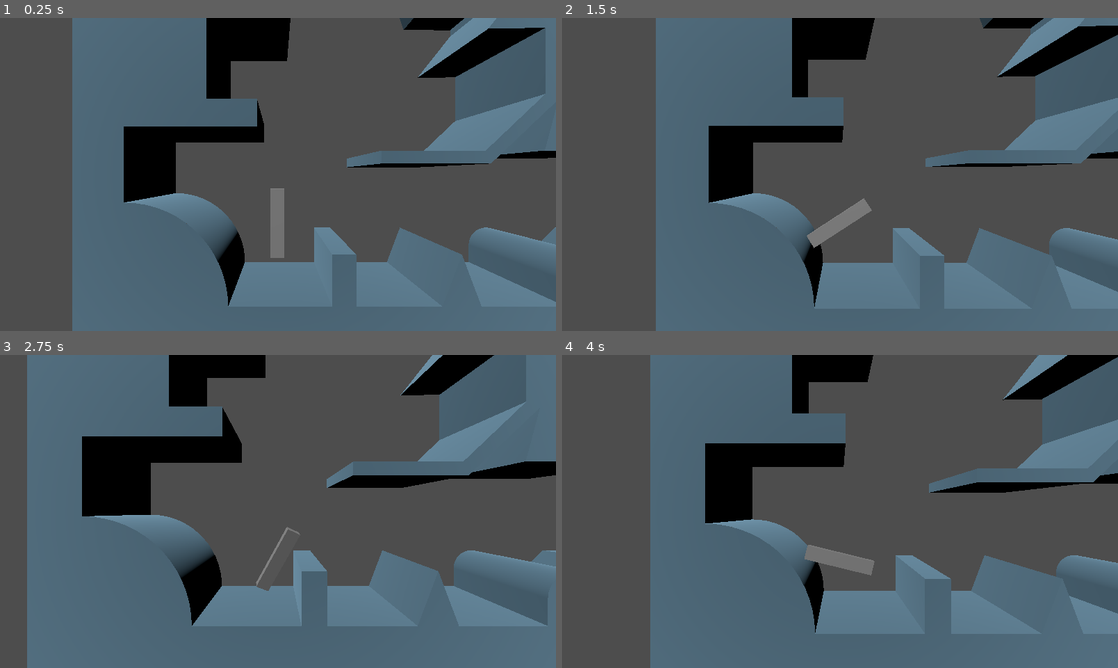
Above: before the commit, frames 1-4 (two rows, left to right).
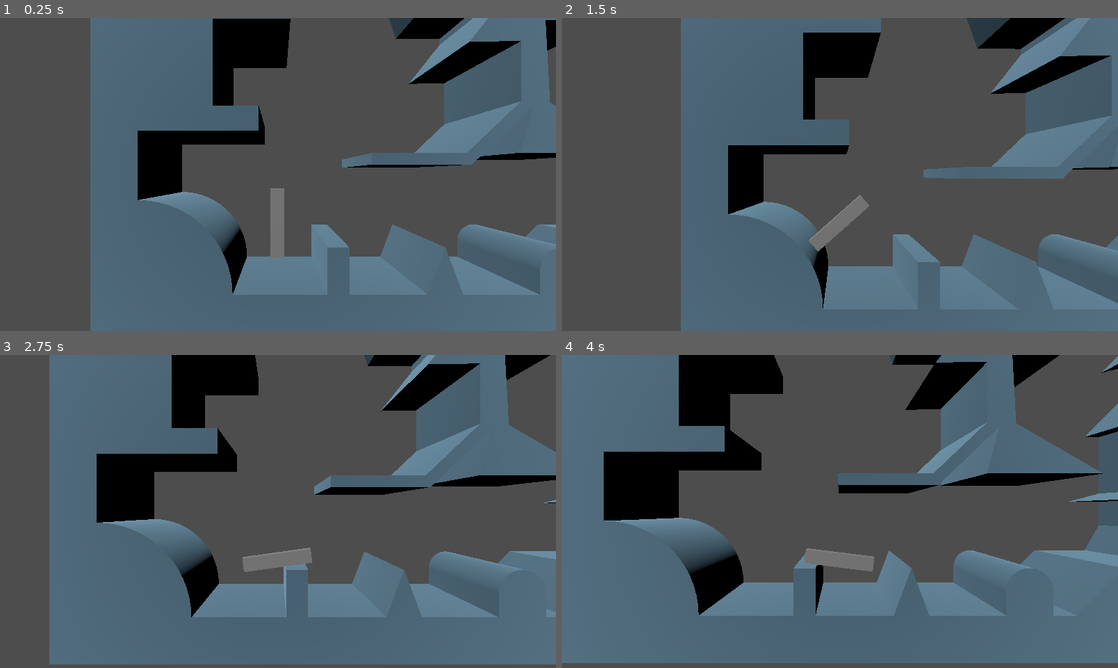
Above: after the commit, the same moments.

Repository: AustereTriceratops/GMTK_2024_prototype
Game: Godot game, scene res://scenes/3dtestscene.tscn
Two runs of this game, one before a commit and one after it. Both use one fixed random seed, a clock stepped at 60 frames per second and the inputs below.
Inputs:
- Up to frame 1 (0.25 s): no input
- Up to frame 2 (1.5 s): hold A (a) 0.53-1.28 s; tap Space (jump) at 0.77 s; tap A (a) at 1.35 s
- Up to frame 3 (2.75 s): tap Space (jump) at 1.52 s; hold D (d) from 2.03 s (still down); tap A (a) at 2.3 s
- Up to frame 4 (4 s): release D (d) at 2.78 s; tap A (a) at 2.85 s; tap Space (jump) at 3.02, 3.77 s; hold A (a) from 3.53 s (still down)

The runs differ from the first frame. In frame 1, 9.6% of the frame differs, in the area x 13-100%, y 0-100%; in frame 2, 20%; in frame 3, 23%; in frame 4, 54%, in the area x 0-100%, y 0-100%.

Commit message:
axis locks

Diff:
--- a/scenes/playerScene.tscn
+++ b/scenes/playerScene.tscn
@@ -13,6 +13,9 @@
 
 [node name="Player" type="RigidBody3D" parent="."]
 transform = Transform3D(1, 0, 0, 0, 1, 0, 0, 0, 1, 2.08165e-12, 2.08165e-12, 0)
+axis_lock_linear_z = true
+axis_lock_angular_x = true
+axis_lock_angular_y = true
 contact_monitor = true
 max_contacts_reported = 2
 script = ExtResource("1_m4bs3")
